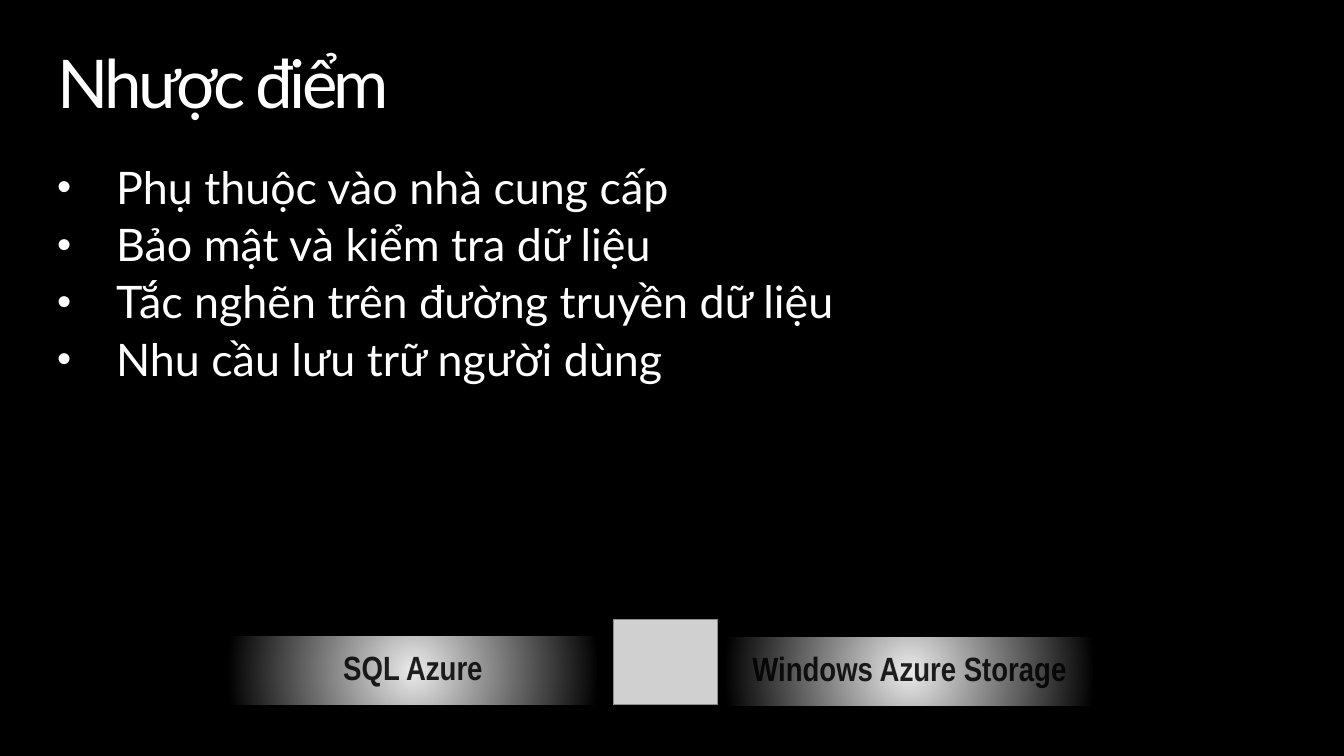
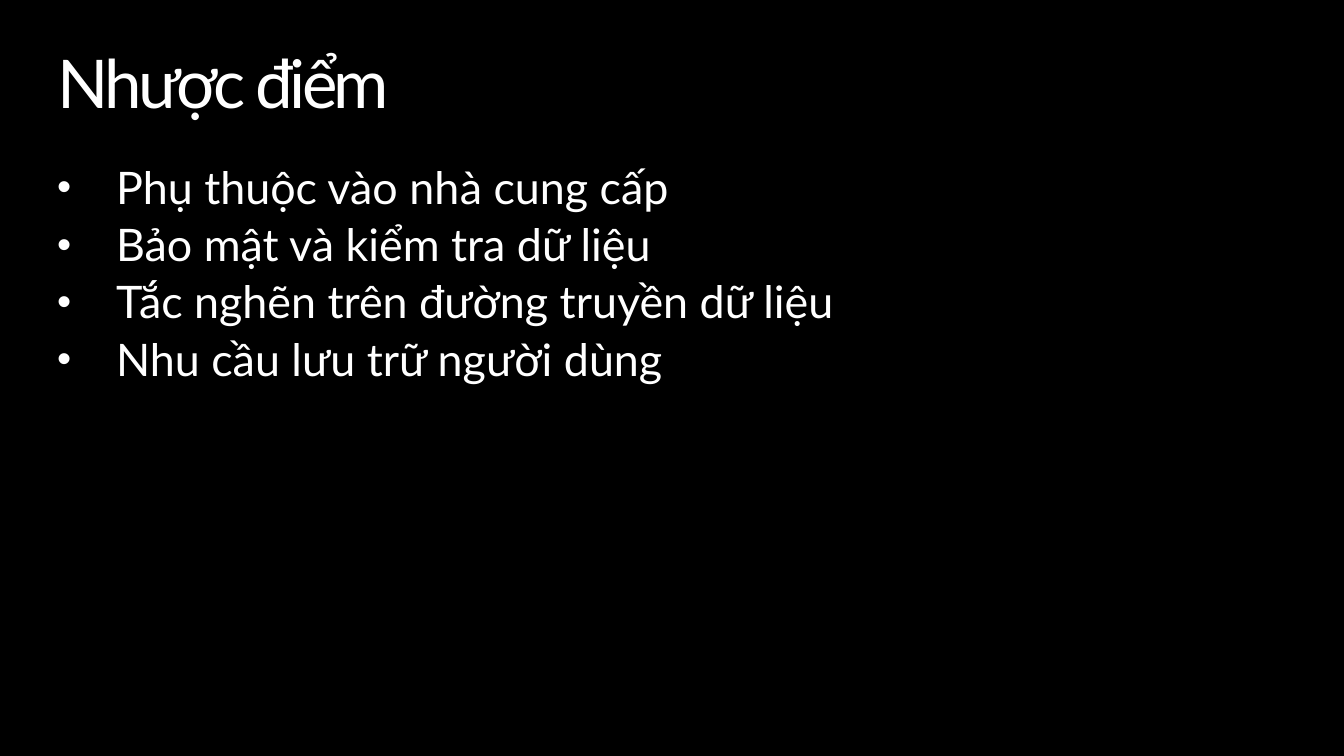
Before and after one commit to tiendv/contactbook, a slide deck: slide 6 of Project_Management/Báo cáo khóa luận/Presentation.pptx. Drawn at 1344x756 pixels with LibreOffice and Linux fonts; fonts in the diff are those of the drawing; grey boxes stand for pictures; background and template pictures are left out. Boxes give left, top, right and bottom in pixels: in the first picture for what was removed or moved away, otherwise in the second. Text is boxed around its words. In the diff, an @@ line names an element or a change of style, - is before the commit and + after.

```diff
--- a/Project_Management/Báo cáo khóa luận/Presentation.pptx
+++ b/Project_Management/Báo cáo khóa luận/Presentation.pptx
@@ picture removed at (613, 620, 717, 705) @@
@@ rectangle removed at (230, 636, 597, 705) @@
-SQL Azure
@@ rectangle removed at (727, 638, 1092, 706) @@
-Windows Azure Storage
```
